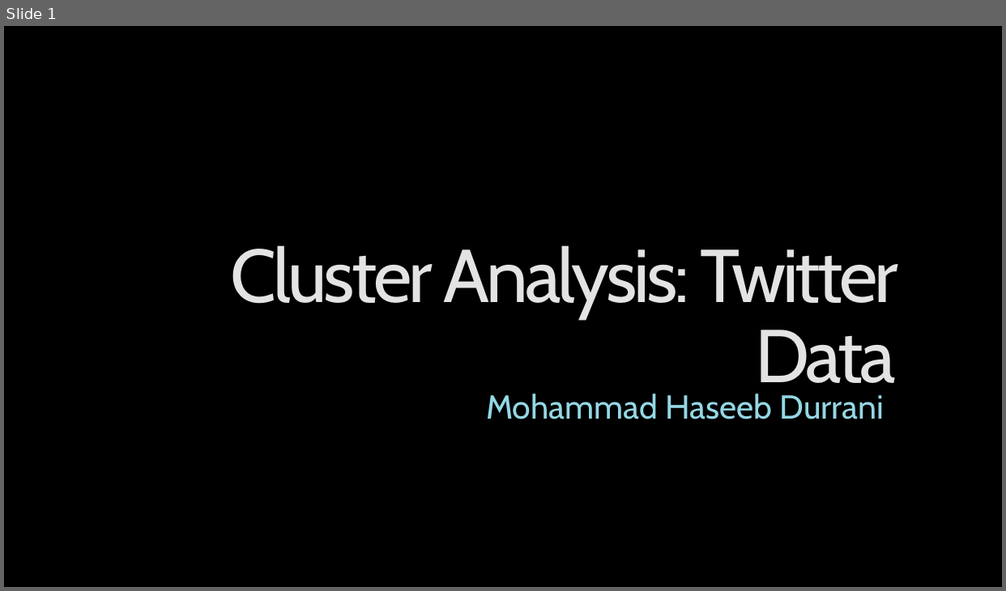
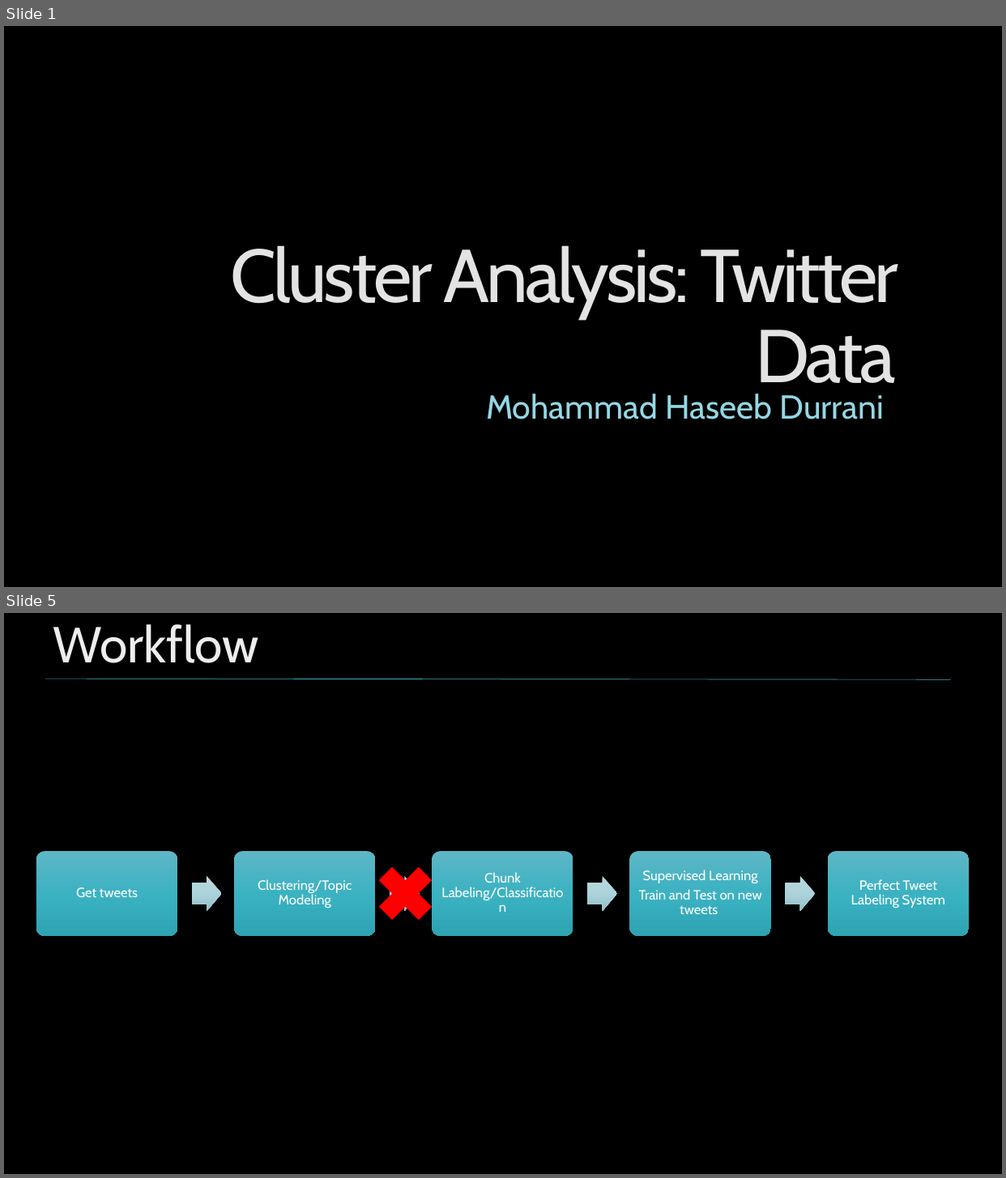
Before and after one commit to nycdatasci/bootcamp009_project, a slide deck: Project4-Capstone/MHD_Capstone/MHD_Twitter_Clustering.pptx. Shown one above the other, each under a label of ours: slide 1 before the commit, slides 1 and 5 after it; the slides between them are not shown. The pictures are 1006x591 and 1006x1178 pixels, drawn with LibreOffice and Linux fonts; fonts in the diff are those of the drawing; background and template pictures are left out. Boxes give left, top, right and bottom in pixels: in the first picture for what was removed or moved away, otherwise in the second. Text is boxed around its words. In the diff, an @@ line names an element or a change of style, - is before the commit and + after.

```diff
--- a/Project4-Capstone/MHD_Capstone/MHD_Twitter_Clustering.pptx
+++ b/Project4-Capstone/MHD_Capstone/MHD_Twitter_Clustering.pptx
@@ slide 5 added at [4, 613, 1002, 1174], background picture (left out) @@
@@ title added at [53, 624, 259, 663], 48.6 pt, text gradient #BFBFBF to #EDEDED to #FFFFFF @@
+Workflow
@@ line added from (45, 679) to (951, 679), #41AEBD 0.5 pt @@
@@ cross added at [368, 856, 443, 931], fill #FF0000, outline #FF0000 1 pt @@
@@ group added at [36, 851, 969, 935]: 5 rounded rectangles, 5 texts, 4 right arrows @@
+Get tweets
+Clustering/Topic Modeling
+Chunk Labeling/Classification
+Supervised Learning
+Train and Test on new tweets
+Perfect Tweet Labeling System
```
Also in this commit, not shown: 2 slides changed, 1 other slide added.
